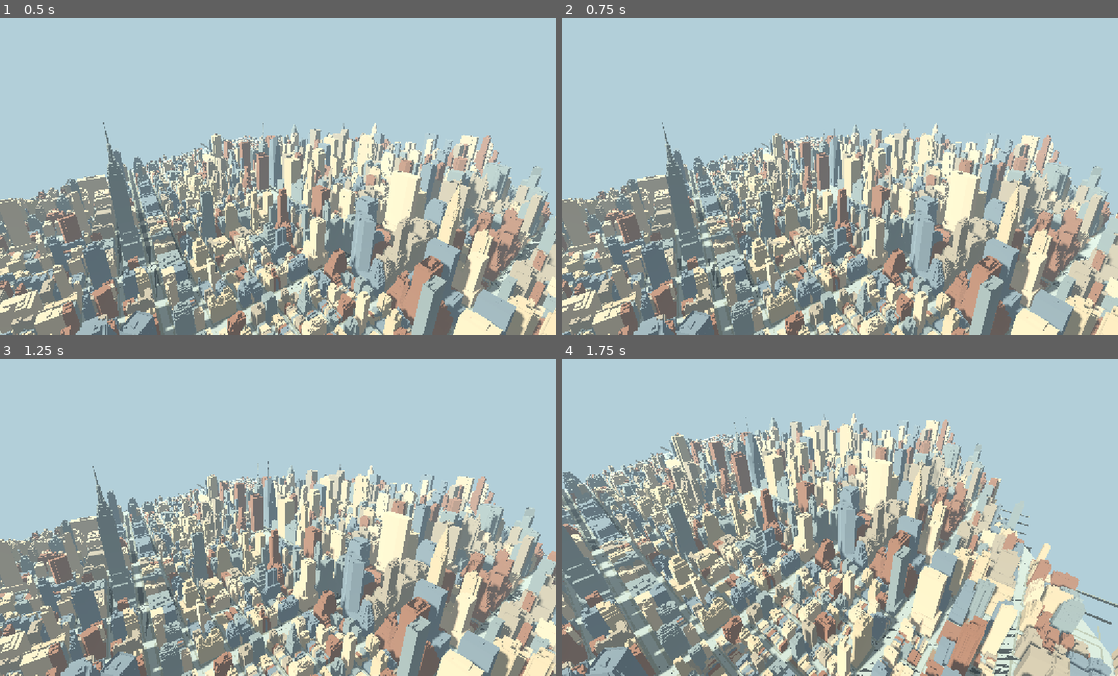
Above: before the commit, frames 1-4 (two rows, left to right).
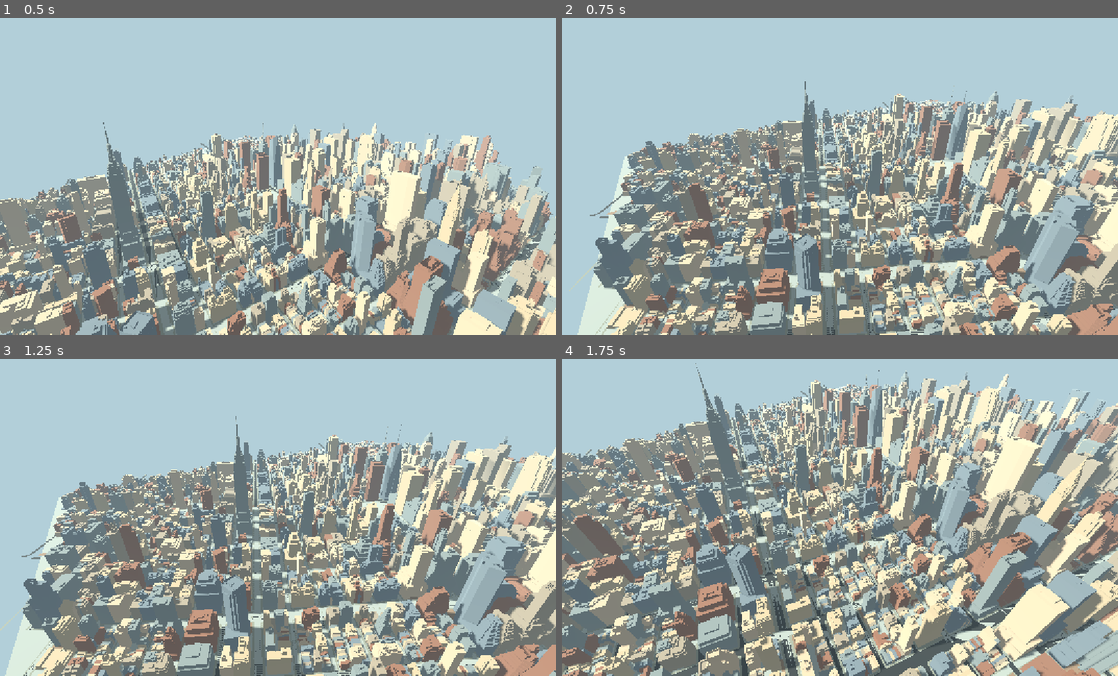
Above: after the commit, the same moments.

Repository: Marley12554/kestrel-bay
Game: Godot game, scene res://map.tscn
The game is run twice, just before and just after one commit, with the same random seed, the same clock (stepped at 60 frames per second) and the same inputs.
Inputs (mouse positions are in pixels of both pictures, inside the frame that each line leads up to):
- Up to frame 1 (0.5 s): no input
- Up to frame 2 (0.75 s): tap Enter at 0.5 s; move the mouse to (962, 151) at 0.52 s; hold D from 0.53 s (still down); tap 4 at 0.6 s; click (962, 151) at 0.67 s
- Up to frame 3 (1.25 s): keep holding D
- Up to frame 4 (1.75 s): release D at 1.25 s; drag from (728, 527) to (812, 574) at 1.27 s

Frame 1 is identical in both runs. In frame 2, 52% of the frame differs, in the area x 0-100%, y 19-100%; in frame 3, 53%; in frame 4, 67%, in the area x 0-100%, y 1-100%.

Commit message:
Let the Midtown freecam leave and return to a life-size avatar

Diff:
--- /dev/null
+++ b/preview/body.tscn
@@ -0,0 +1,129 @@
+[gd_scene load_steps=11 format=3]
+
+[sub_resource type="StandardMaterial3D" id="Coat"]
+albedo_color = Color(0.58, 0.19, 0.085, 1)
+roughness = 0.91
+
+[sub_resource type="StandardMaterial3D" id="Denim"]
+albedo_color = Color(0.09, 0.155, 0.19, 1)
+
+[sub_resource type="StandardMaterial3D" id="Skin"]
+albedo_color = Color(0.69, 0.44, 0.29, 1)
+
+[sub_resource type="StandardMaterial3D" id="Dark"]
+albedo_color = Color(0.11, 0.12, 0.13, 1)
+
+[sub_resource type="SphereMesh" id="Round"]
+radial_segments = 16
+rings = 8
+
+[sub_resource type="CapsuleMesh" id="Sleeve"]
+material = SubResource("Coat")
+radius = 0.066
+height = 0.56
+radial_segments = 12
+rings = 5
+
+[sub_resource type="CapsuleMesh" id="Leg"]
+material = SubResource("Denim")
+radius = 0.087
+height = 0.86
+radial_segments = 12
+rings = 5
+
+[sub_resource type="CapsuleMesh" id="Jacket"]
+material = SubResource("Coat")
+radius = 0.22
+height = 0.68
+radial_segments = 16
+rings = 7
+
+[sub_resource type="CapsuleMesh" id="Head"]
+material = SubResource("Skin")
+radius = 0.107
+height = 0.252
+radial_segments = 16
+rings = 6
+
+[sub_resource type="CylinderMesh" id="Hem"]
+material = SubResource("Coat")
+top_radius = 0.205
+bottom_radius = 0.201
+height = 0.14
+radial_segments = 16
+
+[node name="Body" type="Node3D"]
+
+[node name="LeftLeg" type="MeshInstance3D" parent="."]
+position = Vector3(-0.103, 0.50, -0.026)
+mesh = SubResource("Leg")
+
+[node name="RightLeg" type="MeshInstance3D" parent="."]
+position = Vector3(0.103, 0.50, 0.026)
+mesh = SubResource("Leg")
+
+[node name="LeftBoot" type="MeshInstance3D" parent="."]
+position = Vector3(-0.103, 0.095, -0.071)
+scale = Vector3(0.177, 0.19, 0.30)
+mesh = SubResource("Round")
+material_override = SubResource("Dark")
+
+[node name="RightBoot" type="MeshInstance3D" parent="."]
+position = Vector3(0.103, 0.095, -0.019)
+scale = Vector3(0.177, 0.19, 0.30)
+mesh = SubResource("Round")
+material_override = SubResource("Dark")
+
+[node name="Jacket" type="MeshInstance3D" parent="."]
+position = Vector3(0, 1.18, 0)
+scale = Vector3(1, 1, 0.69)
+mesh = SubResource("Jacket")
+
+[node name="Hem" type="MeshInstance3D" parent="."]
+position = Vector3(0, 0.94, 0)
+scale = Vector3(1, 1, 0.71)
+mesh = SubResource("Hem")
+
+[node name="LeftSleeve" type="MeshInstance3D" parent="."]
+position = Vector3(-0.227, 1.162, 0)
+rotation_degrees = Vector3(4, 0, -6)
+mesh = SubResource("Sleeve")
+
+[node name="RightSleeve" type="MeshInstance3D" parent="."]
+position = Vector3(0.227, 1.162, 0)
+rotation_degrees = Vector3(4, 0, 6)
+mesh = SubResource("Sleeve")
+
+[node name="LeftHand" type="MeshInstance3D" parent="."]
+position = Vector3(-0.254, 0.869, -0.022)
+scale = Vector3(0.097, 0.148, 0.084)
+mesh = SubResource("Round")
+material_override = SubResource("Skin")
+
+[node name="RightHand" type="MeshInstance3D" parent="."]
+position = Vector3(0.254, 0.869, -0.022)
+scale = Vector3(0.097, 0.148, 0.084)
+mesh = SubResource("Round")
+material_override = SubResource("Skin")
+
+[node name="Collar" type="MeshInstance3D" parent="."]
+position = Vector3(0, 1.50, 0)
+scale = Vector3(0.27, 0.16, 0.23)
+mesh = SubResource("Round")
+material_override = SubResource("Dark")
+
+[node name="Head" type="MeshInstance3D" parent="."]
+position = Vector3(0, 1.657, 0)
+mesh = SubResource("Head")
+
+[node name="Nose" type="MeshInstance3D" parent="."]
+position = Vector3(0, 1.662, -0.099)
+scale = Vector3(0.044, 0.054, 0.054)
+mesh = SubResource("Round")
+material_override = SubResource("Skin")
+
+[node name="Beanie" type="MeshInstance3D" parent="."]
+position = Vector3(0, 1.742, 0.005)
+scale = Vector3(0.24, 0.155, 0.24)
+mesh = SubResource("Round")
+material_override = SubResource("Dark")
--- a/preview/flight.gd
+++ b/preview/flight.gd
@@ -1,6 +1,8 @@
 extends Node3D
 
 @onready var camera: Camera3D = $Camera
+@onready var body: Node3D = $Body
+var return_view: Transform3D
 var speed_mph := 95.0
 var yaw := 0.0
 var pitch := 0.0
@@ -43,7 +45,9 @@
 	camera.rotation = Vector3(pitch, yaw, 0)
 
 func _unhandled_input(event: InputEvent) -> void:
-	if event is InputEventScreenTouch:
+	if event is InputEventKey and event.pressed and not event.echo and event.physical_keycode == KEY_4:
+		toggle_body()
+	elif event is InputEventScreenTouch:
 		if event.pressed and look_finger == -1:
 			look_finger = event.index
 		elif not event.pressed and event.index == look_finger:
@@ -56,7 +60,33 @@
 		if Input.mouse_mode == Input.MOUSE_MODE_CAPTURED or dragging or (web and bool(web.midtownLocked)):
 			look(event.screen_relative)
 
+func toggle_body() -> void:
+	if body.visible:
+		camera.transform = return_view
+		body.hide()
+	else:
+		return_view = camera.transform
+		body.position = camera.position - Vector3.UP * MIN_HEIGHT
+		body.rotation.y = yaw
+		body.show()
+		var offset := body.basis * Vector3(1.5, 2.65, 2.8)
+		if absf(body.position.x + offset.x) > 1350:
+			offset.x *= -1
+		if absf(body.position.z + offset.z) > 1500:
+			offset.z *= -1
+		camera.position = body.position + offset
+		camera.position.y = minf(camera.position.y, MAX_HEIGHT)
+		camera.look_at(body.position + Vector3.UP * 1.0)
+	yaw = camera.rotation.y
+	pitch = camera.rotation.x
+	_reset_clock()
+	if web:
+		web.midtownBodyChanged(body.visible)
+
 func _process(_dt: float) -> void:
+	if web and bool(web.midtownToggleBody):
+		web.midtownToggleBody = false
+		toggle_body()
 	# Engine delta can omit elapsed time at low frame rates. Free flight has no physics steps.
 	var now := Time.get_ticks_usec()
 	var elapsed := (now - last_move_usec) / 1_000_000.0 if last_move_usec != 0 else 0.0
--- a/preview/map.tscn
+++ b/preview/map.tscn
@@ -1,7 +1,8 @@
-[gd_scene load_steps=6 format=3]
+[gd_scene load_steps=7 format=3]
 
 [ext_resource type="Script" path="res://flight.gd" id="1"]
 [ext_resource type="PackedScene" path="res://meshes/midtown.scn" id="2"]
+[ext_resource type="PackedScene" path="res://body.tscn" id="3"]
 
 [sub_resource type="Environment" id="Env"]
 background_mode = 1
@@ -41,6 +42,9 @@
 
 [node name="Survey" parent="." instance=ExtResource("2")]
 
+[node name="Body" parent="." instance=ExtResource("3")]
+visible = false
+
 [node name="Camera" type="Camera3D" parent="."]
 current = true
 near = 0.18
